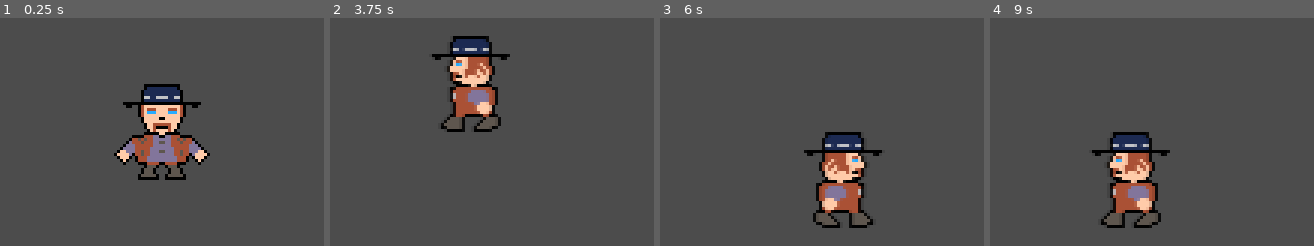
Above: before the commit, frames 1-4 (left to right).
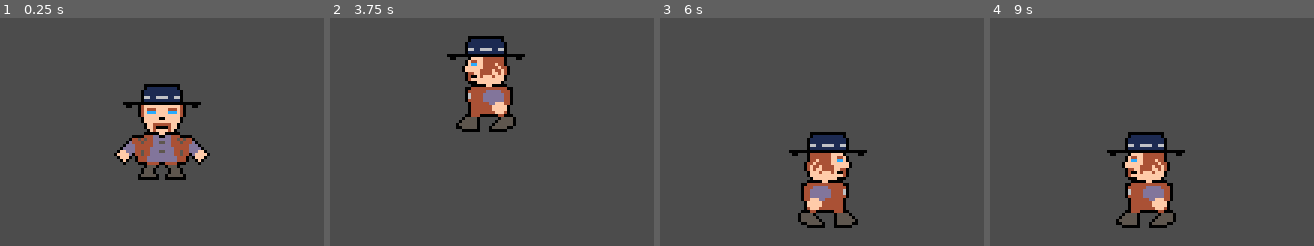
Above: after the commit, the same moments.

Repository: Beetron/2d-aussie-rpg
Game: Godot game, scene res://Player.tscn
The game is run twice, just before and just after one commit, with the same random seed, the same clock (stepped at 60 frames per second) and the same inputs. The project has no main scene, so this scene is started directly.
Inputs:
- Up to frame 1 (0.25 s): no input
- Up to frame 2 (3.75 s): tap Enter at 0.5 s; hold Right (ui_right) 0.53-1.28 s; hold Down (ui_down) 1.28-2.03 s; hold Right (ui_right) 2.03-2.78 s; tap Space at 2.75 s; hold Up (ui_up) 2.78-3.53 s; hold Left (ui_left) from 3.53 s (still down)
- Up to frame 3 (6 s): tap Enter at 5 s; release Left (ui_left) at 5.03 s; hold Down (ui_down) 5.03-5.78 s; hold Right (ui_right) from 5.78 s (still down)
- Up to frame 4 (9 s): tap Space at 6.5 s; release Right (ui_right) at 6.53 s; hold Up (ui_up) 6.53-7.28 s; hold Right (ui_right) 7.28-8.03 s; hold Down (ui_down) 8.03-8.78 s; hold Left (ui_left) from 8.78 s (still down)

The runs differ from the first frame. In frame 2, 5.7% of the frame differs, in the area x 31-61%, y 7-50%; in frame 3, 5.7%; in frame 4, 5.7%.

Commit message:
Changed Player node to KinematicBody2D. This allows us to use inbuilt physics/collisions, rather than programming it all into an Area2D node. Also added a tilemap tile to collide with.

Diff:
--- a/Environment.tscn
+++ b/Environment.tscn
@@ -1,7 +1,11 @@
-[gd_scene load_steps=4 format=2]
+[gd_scene load_steps=6 format=2]
 
 [ext_resource path="res://dirt tile.png" type="Texture" id=1]
 [ext_resource path="res://grass tile.png" type="Texture" id=2]
+[ext_resource path="res://edge of world.png" type="Texture" id=3]
+
+[sub_resource type="ConvexPolygonShape2D" id=2]
+points = PoolVector2Array( 32, 32, 0, 32, 0, 0, 32, 0 )
 
 [sub_resource type="TileSet" id=1]
 0/name = "Dirt"
@@ -24,6 +28,22 @@
 1/navigation_offset = Vector2( 0, 0 )
 1/shapes = [  ]
 1/z_index = 0
+2/name = "edge of world.png 2"
+2/texture = ExtResource( 3 )
+2/tex_offset = Vector2( 0, 0 )
+2/modulate = Color( 1, 1, 1, 1 )
+2/region = Rect2( 0, 0, 32, 32 )
+2/tile_mode = 0
+2/occluder_offset = Vector2( 0, 0 )
+2/navigation_offset = Vector2( 0, 0 )
+2/shapes = [ {
+"autotile_coord": Vector2( 0, 0 ),
+"one_way": false,
+"one_way_margin": 1.0,
+"shape": SubResource( 2 ),
+"shape_transform": Transform2D( 1, 0, 0, 1, 0, 0 )
+} ]
+2/z_index = 0
 
 [node name="Tilemap" type="TileMap"]
 z_index = -1
--- a/Player.gd
+++ b/Player.gd
@@ -1,5 +1,4 @@
-extends Area2D
-
+extends KinematicBody2D
 
 export var maxSpeed = 300
 export var accelerationMagnitude = 2500
@@ -7,7 +6,7 @@
 export var friction = 0.95
 
 #var screen_size # Size of the game window.
-var velocity = Vector2(0,0)
+var velocity = Vector2()
 
 
 # Called when the node enters the scene tree for the first time.
@@ -55,5 +54,8 @@
 	if velocity.length() > 0:
 		velocity = velocity.normalized() * clamp(velocity.length(), -maxSpeed, maxSpeed)
 
-	position += velocity * delta
 	return
+
+func _physics_process(delta):
+	move_and_slide(velocity)
+	return
--- a/Player.tscn
+++ b/Player.tscn
@@ -1,49 +1,49 @@
 [gd_scene load_steps=17 format=2]
 
-[ext_resource path="res://Player.gd" type="Script" id=2]
+[ext_resource path="res://Player.gd" type="Script" id=1]
 [ext_resource path="res://aussiedudespritesheet.png" type="Texture" id=3]
+
+[sub_resource type="AtlasTexture" id=1]
+flags = 4
+atlas = ExtResource( 3 )
+region = Rect2( 0, 0, 32, 32 )
+
+[sub_resource type="AtlasTexture" id=2]
+flags = 4
+atlas = ExtResource( 3 )
+region = Rect2( 32, 0, 32, 32 )
+
+[sub_resource type="AtlasTexture" id=3]
+flags = 4
+atlas = ExtResource( 3 )
+region = Rect2( 64, 0, 32, 32 )
+
+[sub_resource type="AtlasTexture" id=4]
+flags = 4
+atlas = ExtResource( 3 )
+region = Rect2( 96, 0, 32, 32 )
+
+[sub_resource type="AtlasTexture" id=5]
+flags = 4
+atlas = ExtResource( 3 )
+region = Rect2( 128, 0, 32, 32 )
+
+[sub_resource type="AtlasTexture" id=6]
+flags = 4
+atlas = ExtResource( 3 )
+region = Rect2( 160, 0, 32, 32 )
 
 [sub_resource type="AtlasTexture" id=7]
 flags = 4
 atlas = ExtResource( 3 )
-region = Rect2( 0, 0, 32, 32 )
+region = Rect2( 288, 0, 32, 32 )
 
 [sub_resource type="AtlasTexture" id=8]
 flags = 4
 atlas = ExtResource( 3 )
-region = Rect2( 32, 0, 32, 32 )
+region = Rect2( 320, 0, 32, 32 )
 
 [sub_resource type="AtlasTexture" id=9]
-flags = 4
-atlas = ExtResource( 3 )
-region = Rect2( 64, 0, 32, 32 )
-
-[sub_resource type="AtlasTexture" id=1]
-flags = 4
-atlas = ExtResource( 3 )
-region = Rect2( 96, 0, 32, 32 )
-
-[sub_resource type="AtlasTexture" id=2]
-flags = 4
-atlas = ExtResource( 3 )
-region = Rect2( 128, 0, 32, 32 )
-
-[sub_resource type="AtlasTexture" id=3]
-flags = 4
-atlas = ExtResource( 3 )
-region = Rect2( 160, 0, 32, 32 )
-
-[sub_resource type="AtlasTexture" id=4]
-flags = 4
-atlas = ExtResource( 3 )
-region = Rect2( 288, 0, 32, 32 )
-
-[sub_resource type="AtlasTexture" id=5]
-flags = 4
-atlas = ExtResource( 3 )
-region = Rect2( 320, 0, 32, 32 )
-
-[sub_resource type="AtlasTexture" id=6]
 flags = 4
 atlas = ExtResource( 3 )
 region = Rect2( 352, 0, 32, 32 )
@@ -89,8 +89,8 @@
 [sub_resource type="RectangleShape2D" id=14]
 extents = Vector2( 16, 16 )
 
-[node name="Player" type="Area2D"]
-script = ExtResource( 2 )
+[node name="Player" type="KinematicBody2D"]
+script = ExtResource( 1 )
 __meta__ = {
 "_edit_group_": true
 }
--- a/project.godot
+++ b/project.godot
@@ -27,6 +27,7 @@
 
 [rendering]
 
+quality/2d/use_pixel_snap=true
 vram_compression/import_etc=true
 vram_compression/import_etc2=false
 environment/default_environment="res://default_env.tres"
Not shown: 1 places in Player.tscn that only renumber resources
Binary file added: edge of world.png
Not shown, added: edge of world.png.import
Not shown, changed: .gitignore
